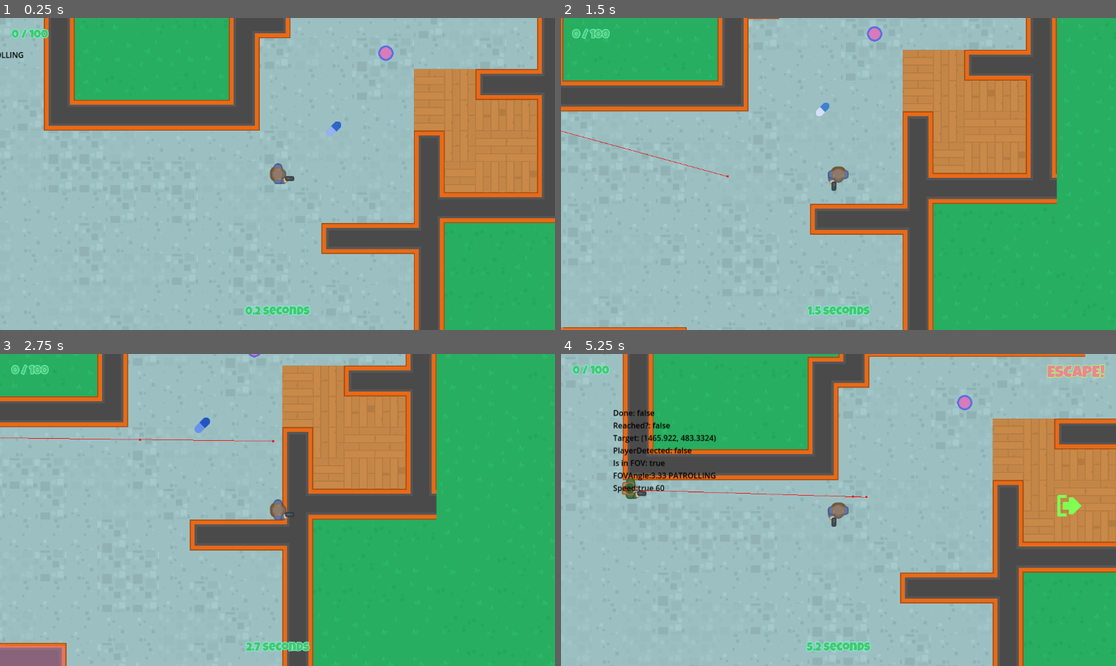
Above: before the commit, frames 1-4 (two rows, left to right).
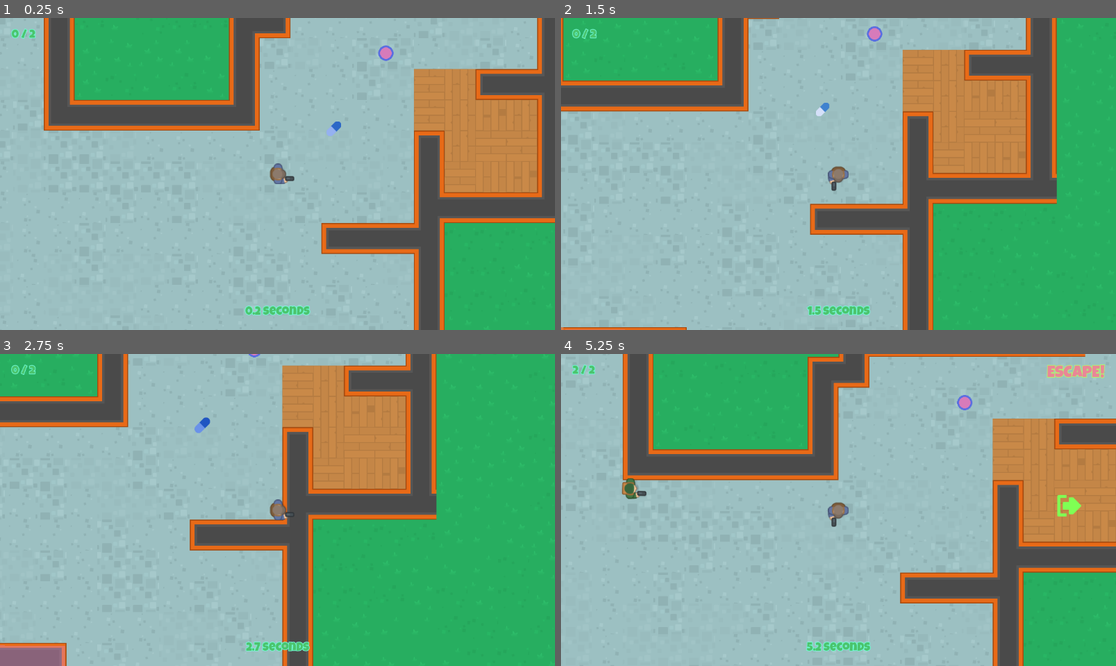
Above: after the commit, the same moments.

Repository: Esque123/Do-Not-Mind-Me
Game: Godot game, scene res://Scenes/level_map/level_map.tscn
Two runs of this game, one before a commit and one after it. Both use one fixed random seed, a clock stepped at 60 frames per second and the inputs below. Sound files missing from this copy of the repository are replaced by a short silence.
Inputs (mouse positions are in pixels of both pictures, inside the frame that each line leads up to):
- Up to frame 1 (0.25 s): no input
- Up to frame 2 (1.5 s): tap Enter at 0.5 s; move the mouse to (960, 158) at 0.52 s; hold Right (right) 0.53-1.28 s; click (960, 158) at 0.6 s; move the mouse to (727, 189) at 1.27 s; hold Down (down) from 1.28 s (still down); click (727, 189) at 1.35 s
- Up to frame 3 (2.75 s): move the mouse to (333, 441) at 2.02 s; release Down (down) at 2.03 s; hold Right (right) from 2.03 s (still down); click (333, 441) at 2.1 s
- Up to frame 4 (5.25 s): move the mouse to (810, 572) at 2.77 s; release Right (right) at 2.78 s; hold Up (up) 2.78-3.53 s; click (810, 572) at 2.85 s; move the mouse to (1005, 556) at 3.52 s; hold Left (left) 3.53-5.03 s; click (1005, 556) at 3.6 s; move the mouse to (672, 463) at 4.27 s; click (672, 463) at 4.35 s; move the mouse to (866, 510) at 5.02 s; hold Down (down) from 5.03 s (still down); click (866, 510) at 5.1 s

The runs differ from the first frame. In frame 1, 0.1% of the frame differs, in the area x 0-9%, y 3-13%; in frame 2, 0.2%; in frame 3, 0.2%; in frame 4, 1.3%, in the area x 2-56%, y 3-47%.

Commit message:
UI Updates

Diff:
--- a/Scenes/bullet/bullet.tscn
+++ b/Scenes/bullet/bullet.tscn
@@ -7,7 +7,7 @@
 radius = 5.0
 height = 20.0
 
-[node name="Bullet" type="Area2D"]
+[node name="Bullet" type="Area2D" groups=["bullet"]]
 collision_layer = 2
 collision_mask = 5
 script = ExtResource("1_6qi7d")
--- a/Scenes/game_ui/game_ui.gd
+++ b/Scenes/game_ui/game_ui.gd
@@ -11,6 +11,7 @@
 
 # Called when the node enters the scene tree for the first time.
 func _ready():
+	score_label.show()
 	SignalManager.on_show_exit.connect(on_show_exit)
 	SignalManager.on_exit.connect(on_exit)
 
@@ -21,6 +22,10 @@
 	time_label.text = "%.1f seconds" % _time
 
 
+func update_score(actual: int, target: int) -> void:
+	score_label.text = "%s / %s" % [actual, target]
+
+
 func on_show_exit() -> void:
 	exit_label.show()
 
--- a/Scenes/level_map/level_map.gd
+++ b/Scenes/level_map/level_map.gd
@@ -2,6 +2,7 @@
 
 
 @onready var pickups = $Pickups
+@onready var game_ui = $CanvasLayer/GameUI
 
 
 var _pickups_count: int = 0
@@ -10,6 +11,7 @@
 # Called when the node enters the scene tree for the first time.
 func _ready():
 	_pickups_count = pickups.get_children().size()
+	game_ui.update_score(_collected, _pickups_count)
 	SignalManager.on_pickup.connect(on_pickup)
 	SignalManager.on_exit.connect(on_exit)
 
@@ -20,6 +22,15 @@
 
 
 func on_exit() -> void:
+	for n in get_tree().get_nodes_in_group("bullet"):
+		n.queue_free()
+
+	var p = get_tree().get_first_node_in_group("player")
+	p.set_physics_process(false)
+
+	for n in get_tree().get_nodes_in_group("npc"):
+		n.stop_action()
+
 	print("GAME OVER")
 
 
@@ -32,4 +43,5 @@
 func on_pickup() -> void:
 	print("on_pickup")
 	_collected += 1
+	game_ui.update_score(_collected, _pickups_count)
 	check_show_exit()
--- a/npc/npc.gd
+++ b/npc/npc.gd
@@ -35,7 +35,6 @@
 var _current_wp: int = 0
 var _player_ref: Player
 var _state: ENEMY_STATE = ENEMY_STATE.PATROLLING
-var _dbug_mode: bool = false
 
 
 # Called when the node enters the scene tree for the first time.
@@ -173,6 +172,11 @@
 	label.text = s
 
 
+func stop_action() -> void:
+	set_physics_process(false)
+	shoot_timer.stop()
+
+
 func shoot() -> void:
 	var target = _player_ref.global_position
 	var b = BULLET.instantiate()
--- a/npc/npc.tscn
+++ b/npc/npc.tscn
@@ -45,7 +45,7 @@
 "alert": SubResource("Animation_p7qub")
 }
 
-[node name="NPC" type="CharacterBody2D"]
+[node name="NPC" type="CharacterBody2D" groups=["npc"]]
 collision_layer = 0
 script = ExtResource("1_cdowe")
 
@@ -59,9 +59,9 @@
 [node name="NavAgent" type="NavigationAgent2D" parent="."]
 path_desired_distance = 10.0
 target_desired_distance = 20.0
-debug_enabled = true
 
 [node name="Label" type="Label" parent="."]
+visible = false
 offset_left = -34.0
 offset_top = -169.0
 offset_right = 39.0
